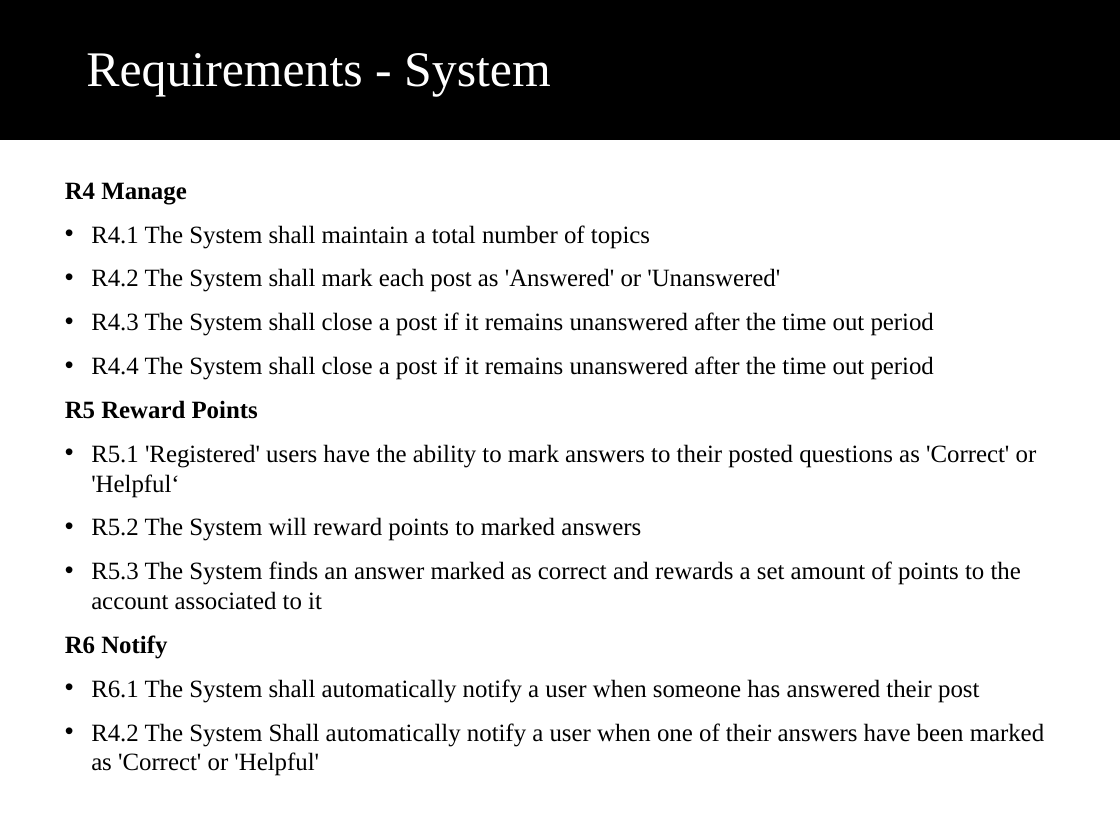
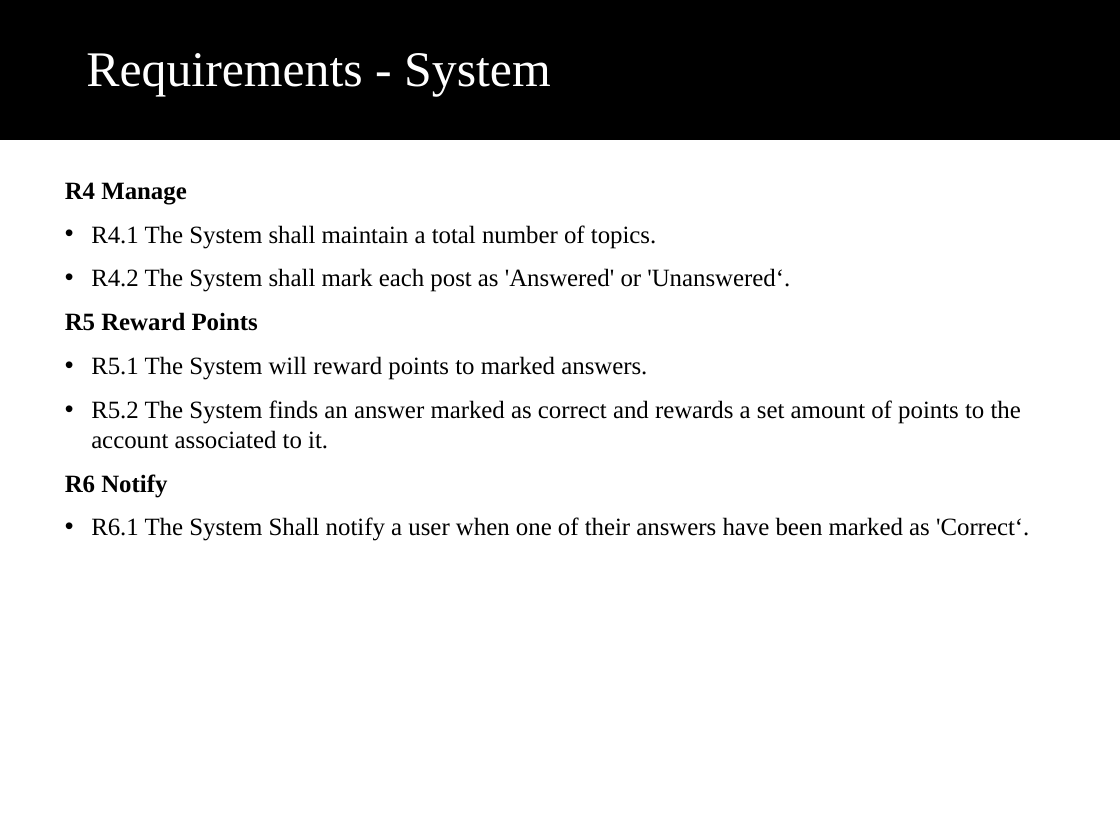
Before and after one commit to patrickbraud/CapstoneProject, a slide deck: slide 7 of Proposal/Final/final_presentation.ppt (slide 6 before the commit). Drawn at 1120x840 pixels with LibreOffice and Linux fonts; fonts in the diff are those of the drawing; background and template pictures are left out. Boxes give left, top, right and bottom in pixels: in the first picture for what was removed or moved away, otherwise in the second. Text is boxed around its words. In the diff, an @@ line names an element or a change of style, - is before the commit and + after.

```diff
--- a/Proposal/Final/final_presentation.ppt
+++ b/Proposal/Final/final_presentation.ppt
@@ text at [91,225,790,292]: text changed @@
-• R4.1 The System shall maintain a total number of topics
-• R4.2 The System shall mark each post as 'Answered' or 'Unanswered'
-• R4.3 The System shall close a post if it remains unanswered after the time out period
-• R4.4 The System shall close a post if it remains unanswered after the time out period
+• R4.1 The System shall maintain a total number of topics.
+• R4.2 The System shall mark each post as 'Answered' or 'Unanswered‘.
@@ text at [91,356,1021,449]: text changed @@
-• R5.1 'Registered' users have the ability to mark answers to their posted questions as 'Correct' or 'Helpful‘
-• R5.2 The System will reward points to marked answers
-• R5.3 The System finds an answer marked as correct and rewards a set amount of points to the account associated to it
+• R5.1 The System will reward points to marked answers.
+• R5.2 The System finds an answer marked as correct and rewards a set amount of points to the account associated to it.
@@ text at [91,517,1029,541]: text changed @@
-• R6.1 The System shall automatically notify a user when someone has answered their post
-• R4.2 The System Shall automatically notify a user when one of their answers have been marked as 'Correct' or 'Helpful'
+• R6.1 The System Shall notify a user when one of their answers have been marked as 'Correct‘.
```
Also in this commit, not shown: 5 other slides changed, 1 slide added, 1 slide removed, 2 other files.
